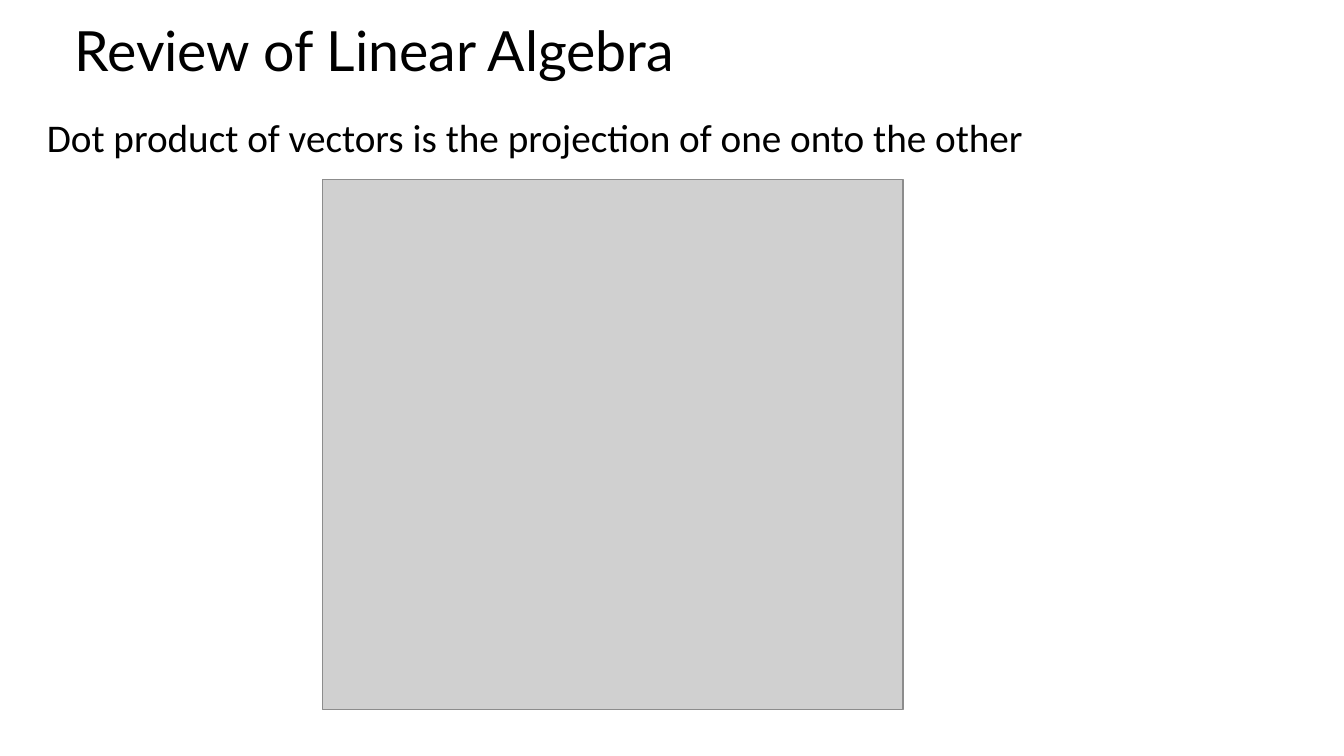
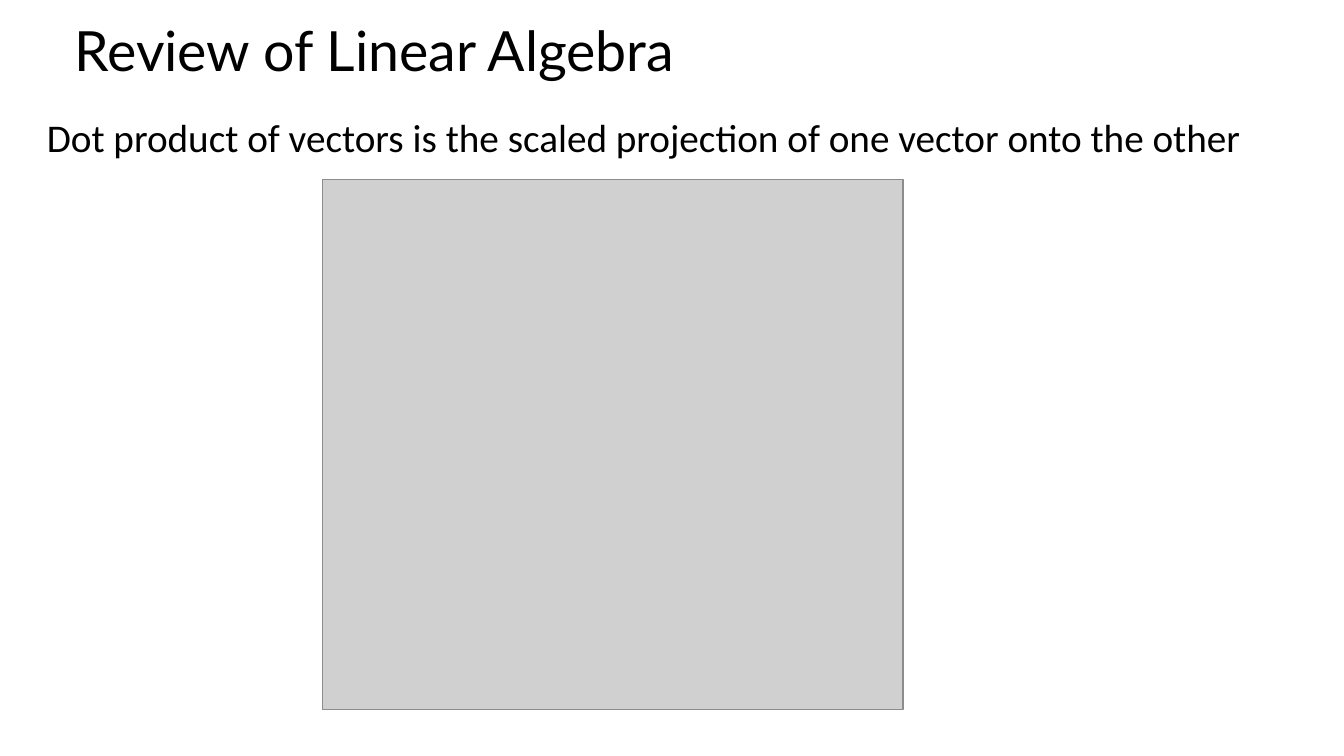
Before and after one commit to StephenElston/CSCI-E-108, a slide deck: slide 15 of SupplementaryMaterials/ReviewOfLinearAlgebra.pptx. Drawn at 1344x756 pixels with LibreOffice and Linux fonts; fonts in the diff are those of the drawing; grey boxes stand for pictures. Boxes give left, top, right and bottom in pixels: in the first picture for what was removed or moved away, otherwise in the second. Text is boxed around its words. In the diff, an @@ line names an element or a change of style, - is before the commit and + after.

Commit message:
Corrected math typo

```diff
--- a/SupplementaryMaterials/ReviewOfLinearAlgebra.pptx
+++ b/SupplementaryMaterials/ReviewOfLinearAlgebra.pptx
@@ text at (47,124,1240,159): text changed @@
-Dot product of vectors is the projection of one onto the other
+Dot product of vectors is the scaled projection of one vector onto the other
```
Also in this commit, not shown: 1 other slide changed.
